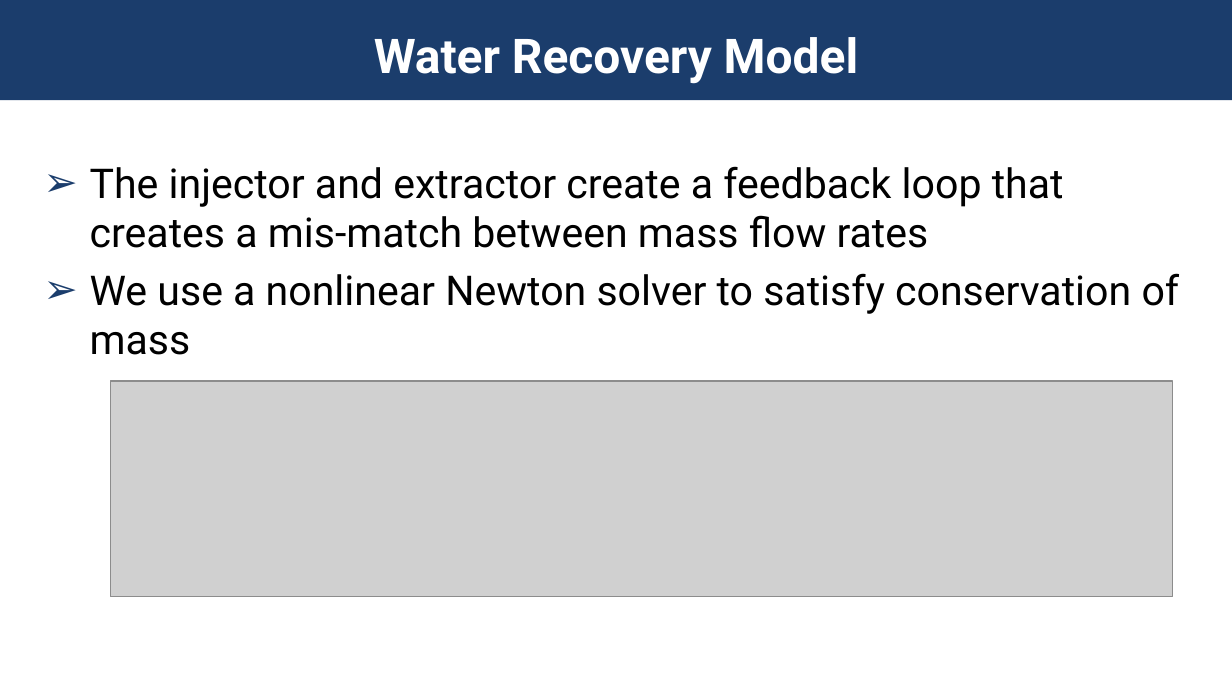
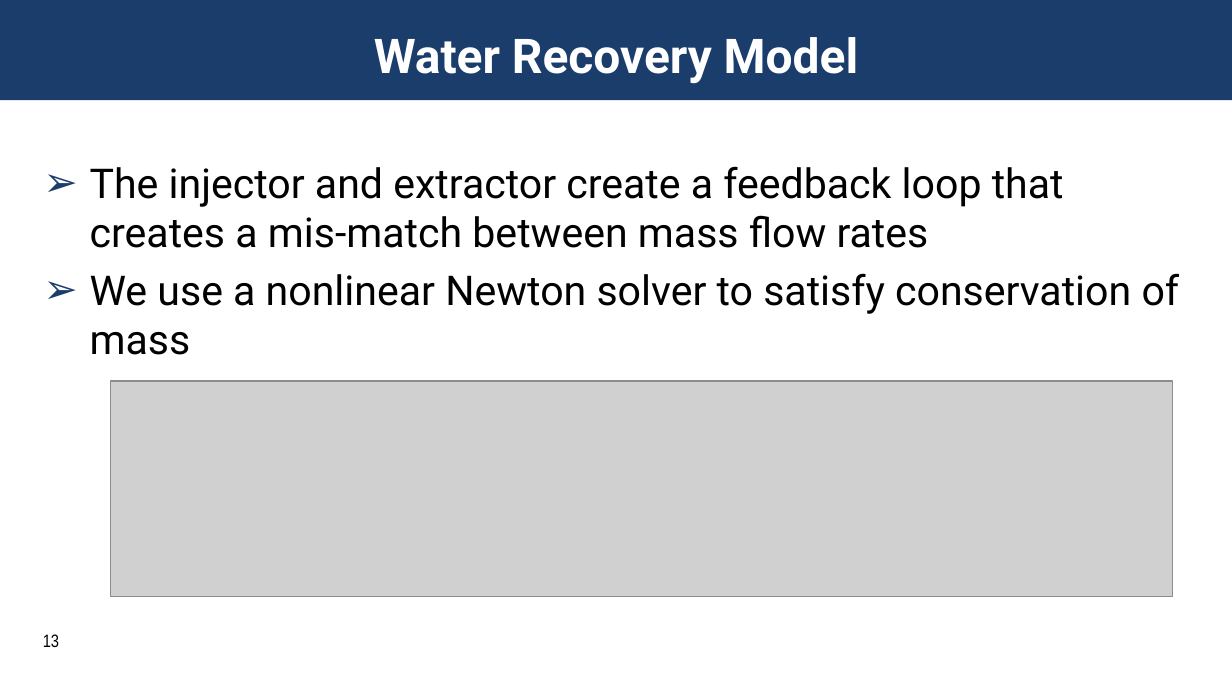
Before and after one commit to patma20/aviation2023-emissionProp, a slide deck: slide 13 of conference-slides/presentation.pptx. Drawn at 1232x693 pixels with LibreOffice and Linux fonts; fonts in the diff are those of the drawing; grey boxes stand for pictures; background and template pictures are left out. Boxes give left, top, right and bottom in pixels: in the first picture for what was removed or moved away, otherwise in the second. Text is boxed around its words. In the diff, an @@ line names an element or a change of style, - is before the commit and + after.

```diff
--- a/conference-slides/presentation.pptx
+++ b/conference-slides/presentation.pptx
@@ page number added at (43, 634, 59, 647), 10.5 pt, text #000000 @@
+13
```
Also in this commit, not shown: 22 other slides changed, 3 other files.
